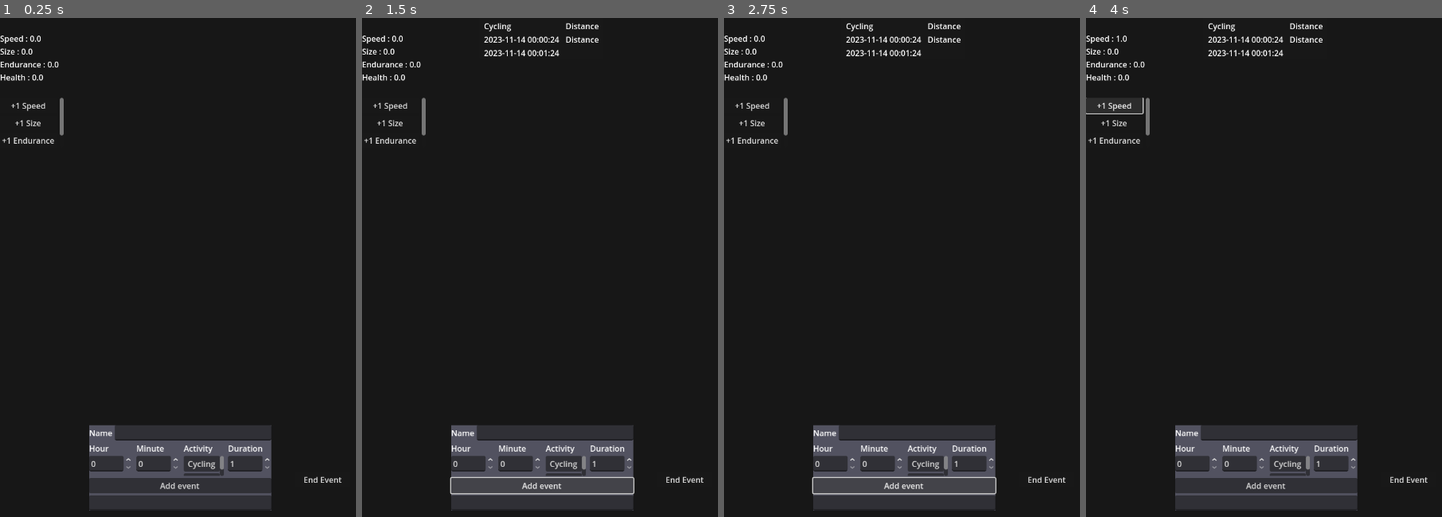
Above: before the commit, frames 1-4 (left to right).
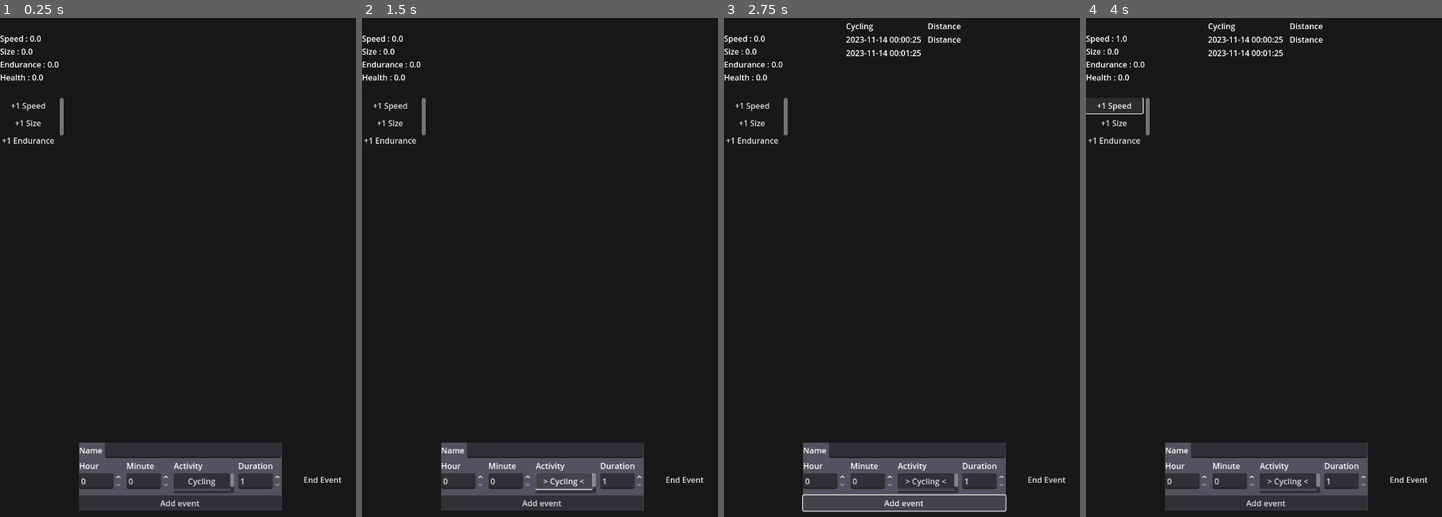
Above: after the commit, the same moments.

Repository: Faisa-l/AT-Interactivity-for-Activity-Project
Game: Godot game, scene res://Scenes/main.tscn
The game is run twice, just before and just after one commit, with the same random seed, the same clock (stepped at 60 frames per second) and the same inputs. The engine's default icon, where the game draws it, is replaced by a stand-in: a white triangle on a blue panel in a dark square.
Inputs (mouse positions are in pixels of both pictures, inside the frame that each line leads up to):
- Up to frame 1 (0.25 s): no input
- Up to frame 2 (1.5 s): click "Cycling" at 0.5 s; click (564, 482) at 1.25 s, where only the run after the commit has a clickable "> Cycling <"
- Up to frame 3 (2.75 s): click "Walking" at 2 s
- Up to frame 4 (4 s): click "Add event" at 2.75 s; click "+1 Speed" at 3.5 s

The runs differ from the first frame. In frame 1, 6.0% of the frame differs, in the area x 22-80%, y 81-99%; in frame 2, 6.2%, in the area x 22-80%, y 0-99%; in frame 3, 6.1%; in frame 4, 6.0%.

Commit message:
Make selected activity more visible in creator
FIXED A BUG TOO (typo because godot's in-built text editor is a bit naff i cant lie. a good tradesman always blames his tools)

Diff:
--- a/Scenes/event_creator.tscn
+++ b/Scenes/event_creator.tscn
@@ -1,6 +1,5 @@
-[gd_scene load_steps=4 format=3 uid="uid://cnn2y8cbyyc2u"]
+[gd_scene load_steps=3 format=3 uid="uid://cnn2y8cbyyc2u"]
 
-[ext_resource type="Script" uid="uid://24g8myqs06hp" path="res://Scripts/input_text_validation.gd" id="1_31knt"]
 [ext_resource type="Script" uid="uid://jmmq4h6whmf3" path="res://Scripts/event_creator.gd" id="1_wwcuh"]
 [ext_resource type="PackedScene" uid="uid://dxv30u0l6yrgr" path="res://Scenes/physical_activities_list.tscn" id="2_tglag"]
 
@@ -92,11 +91,4 @@
 layout_mode = 2
 text = "Add event"
 
-[node name="ActivityEdit" type="LineEdit" parent="Container"]
-layout_mode = 2
-max_length = 12
-expand_to_text_length = true
-script = ExtResource("1_31knt")
-
 [connection signal="button_up" from="Container/Button" to="." method="_on_button_button_up"]
-[connection signal="text_changed" from="Container/ActivityEdit" to="Container/ActivityEdit" method="_on_text_changed"]
--- a/Scenes/physical_activities_list.gd
+++ b/Scenes/physical_activities_list.gd
@@ -9,6 +9,7 @@
 var container : VBoxContainer = $VBoxContainer
 
 var selected : PhysicalActivity
+var map : Dictionary[String, Button]
 
 func _ready() -> void:
 	initalise()
@@ -22,7 +23,15 @@
 		button.button_up.connect(func(): set_selected(activity))
 
 		container.add_child(button)
+		map[activity] = button
 
 # Returns the physical activity when a button is clicked
 func set_selected(activity : String) -> void:
 	selected = physical_activities[activity]
+
+	# Make it look like this activity was selected
+	for atv in map.keys():
+		if atv == activity:
+			map[atv].text = "> " + atv + " <"
+		else:
+			map[atv].text = atv
--- a/Scenes/physical_activities_list.tscn
+++ b/Scenes/physical_activities_list.tscn
@@ -6,7 +6,7 @@
 [ext_resource type="Resource" uid="uid://c7r6wirhxw8vd" path="res://Resources/cycling_resource.tres" id="4_nggsy"]
 
 [node name="PhysicalActivityList" type="ScrollContainer"]
-custom_minimum_size = Vector2(80, 40)
+custom_minimum_size = Vector2(120, 40)
 offset_right = 40.0
 offset_bottom = 40.0
 script = ExtResource("1_7mn85")
--- a/Scripts/main.gd
+++ b/Scripts/main.gd
@@ -41,13 +41,13 @@
 
 # When a scheduled event starts, start the corresponding tracker
 func process_event_started(event: ScheduledActivity) -> void:
-	if event.activity.type.activity_Type == Enums.ActivityType.WALKING:
+	if event.activity.activity_Type == Enums.ActivityType.WALKING:
 		walking_tracker.reset()
 		walking_tracker.start()
 
 # When a scheduled event ends, stop the corresponding tracker
 func process_event_ended(event: ScheduledActivity) -> void:
-	if event.activity.type.activity_Type == Enums.ActivityType.WALKING:
+	if event.activity.activity_Type == Enums.ActivityType.WALKING:
 
 		walking_tracker.pause()
 		print("Walked distance: " + str(walking_tracker.distance_travelled))
@@ -56,7 +56,7 @@
 
 # When a scheduled event is running, perform its tracker thing
 func process_event_running(event: ScheduledActivity) -> void:
-	if event.activity.type.activity_Type == Enums.ActivityType.WALKING:
+	if event.activity.activity_Type == Enums.ActivityType.WALKING:
 		event.result = walking_tracker.distance_travelled
 		notification_pairs["Walking"].activity_value_label.text = str(event.result)
 		# user_pet.on_event_ended(event)
--- a/Scripts/user_pet.gd
+++ b/Scripts/user_pet.gd
@@ -40,7 +40,7 @@
 
 # Process the activity and then run its process
 func on_event_ended(event: ScheduledActivity) -> void:
-	if event.activity.type.activity_Type == Enums.ActivityType.WALKING:
+	if event.activity.activity_Type == Enums.ActivityType.WALKING:
 		var stat_boosts : Dictionary = process_walking(event)
 		combine_at_intersection(pet_stats, stat_boosts)
 
